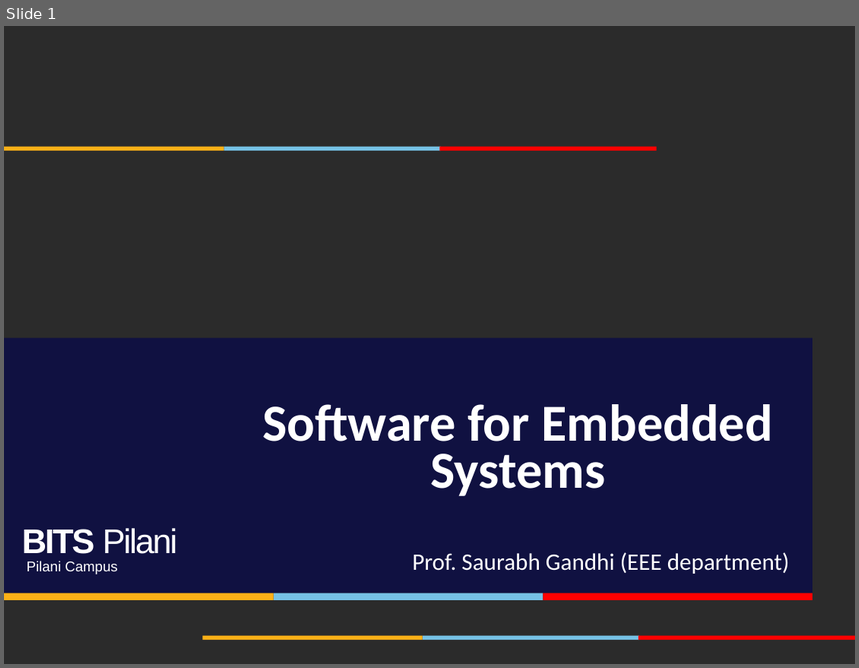
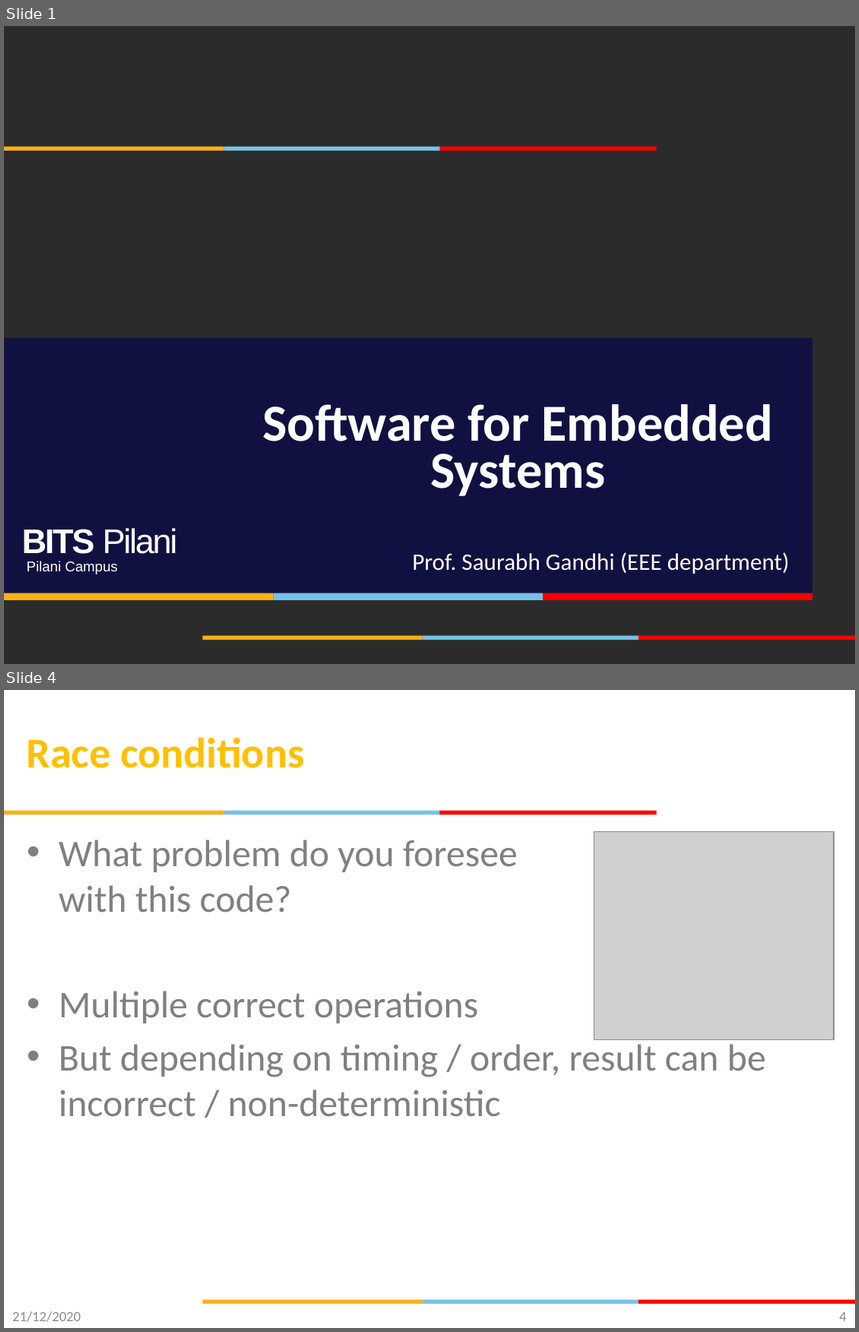
Before and after one commit to gsaurabhr-teaching/csg523-material, a slide deck: Lec-29-ipc.pptx. Shown one above the other, each under a label of ours: slide 1 before the commit, slides 1 and 4 after it; the slides between them are not shown. The pictures are 859x668 and 859x1332 pixels, drawn with LibreOffice and Linux fonts; fonts in the diff are those of the drawing; grey boxes stand for pictures; background and template pictures are left out; a plain dark background stands for a picture behind light text. Boxes give left, top, right and bottom in pixels: in the first picture for what was removed or moved away, otherwise in the second. Text is boxed around its words. In the diff, an @@ line names an element or a change of style, - is before the commit and + after.

```diff
--- a/Lec-29-ipc.pptx
+++ b/Lec-29-ipc.pptx
@@ slide 4 added at box(4, 690, 855, 1328), background #FFFFFF; not listed: 6 template elements that a slide beside it also shows @@
@@ title added at box(27, 737, 304, 768), 36 pt, text #FFC000, bold @@
+Race conditions
@@ text added at box(59, 840, 766, 1117), 32 pt, text #808080 @@
+• What problem do you foresee
+  with this code?
+• Multiple correct operations
+• But depending on timing / order, result can be incorrect / non-deterministic
@@ picture added at box(594, 832, 834, 1040) @@
@@ text added at box(12, 1312, 81, 1322), 12 pt, text #8C8C8C @@
+21/12/2020
@@ page number added at box(839, 1312, 846, 1322), 12 pt, text #898989 @@
+4
```
Also in this commit, not shown: 13 other slides added.
